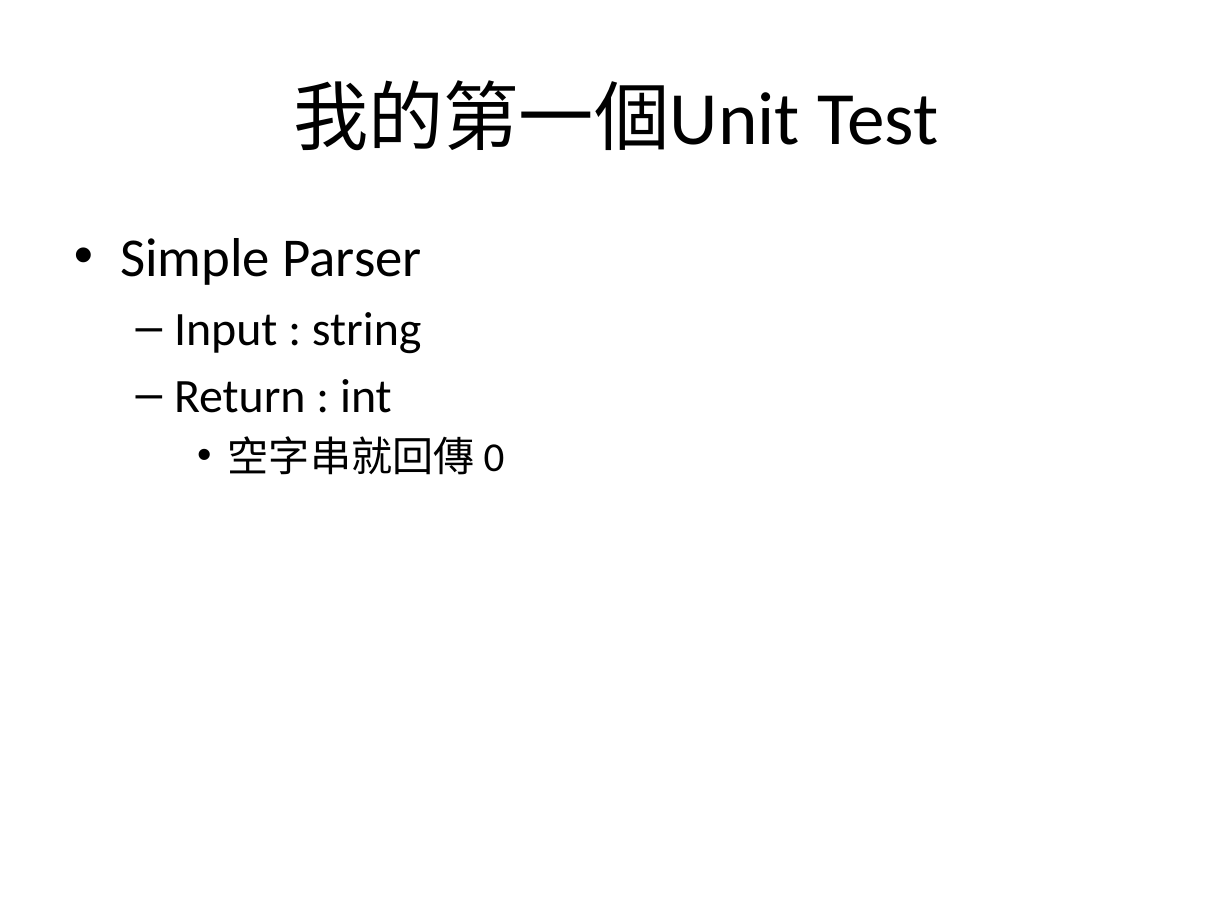
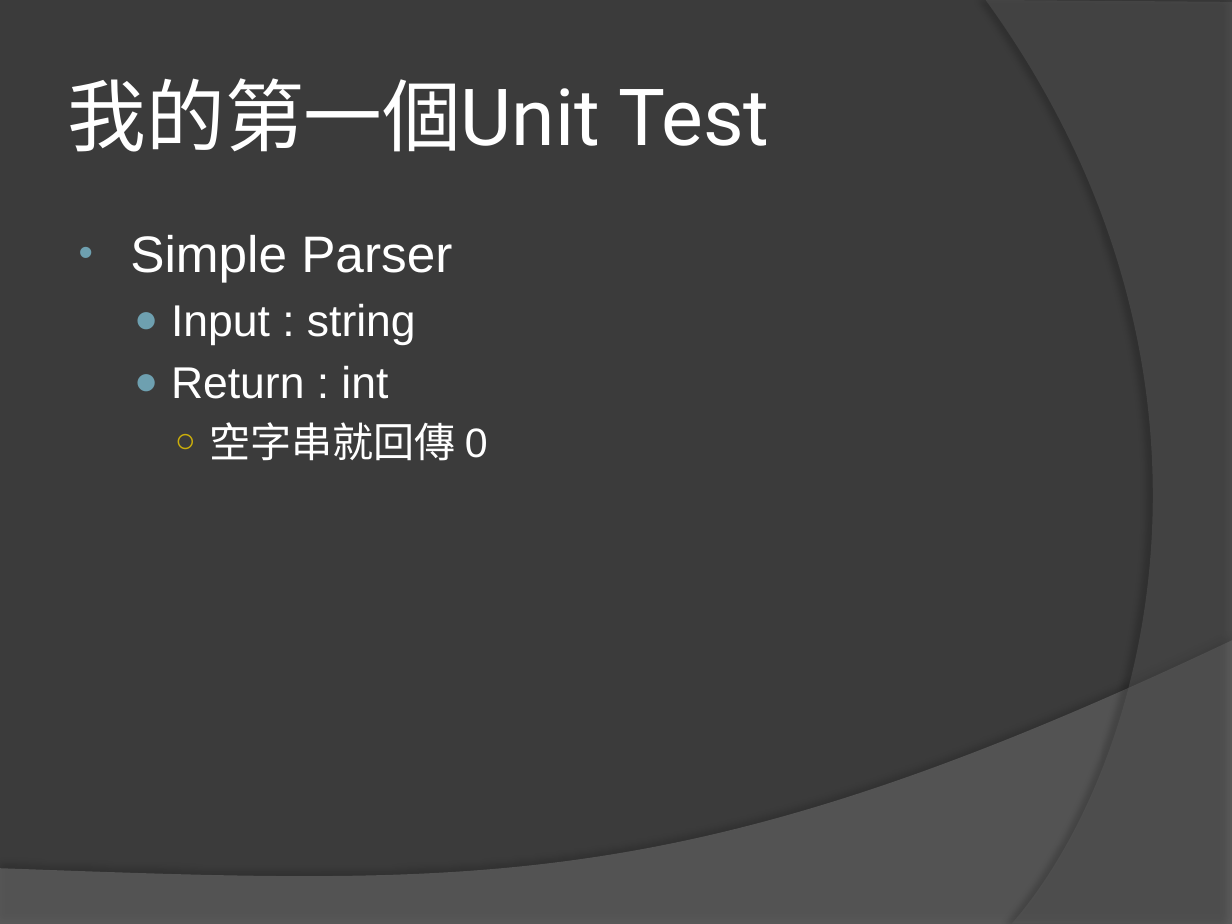
Before and after one commit to lintingwei/UnitTestBasic, a slide deck: slide 5 of Unit Test Basic.pptx. Drawn at 1232x924 pixels with LibreOffice and Linux fonts; fonts in the diff are those of the drawing. Boxes give left, top, right and bottom in pixels: in the first picture for what was removed or moved away, otherwise in the second. Text is boxed around its words. In the diff, an @@ line names an element or a change of style, - is before the commit and + after.

```diff
--- a/Unit Test Basic.pptx
+++ b/Unit Test Basic.pptx
@@ background #FFFFFF to #3B3B3B @@
@@ freeform shape added at bbox=[986, 0, 1232, 924], fill #5E5E5E at 40% opacity @@
@@ title "我的第一個Unit Test" at bbox=[68, 78, 769, 152]: size 44 to 46 pt, font Calibri to Roboto, text colour #000000 to #FFFFFF; alignment centre to left @@
@@ text "Simple Parser" at bbox=[130, 235, 488, 461]: size 32 to 30 pt in "Simple Parser"; font Calibri to Arial, text colour #000000 to #FFFFFF; size 28 to 26 pt in "Input : string", "Return : int"; indent changed; bullet – to ●; bullet • to ○ @@
@@ freeform shape added at bbox=[0, 641, 1232, 924], fill #7F7F7F at 45% opacity @@
```
Also in this commit, not shown: 5 other slides changed, 7 slides added.
